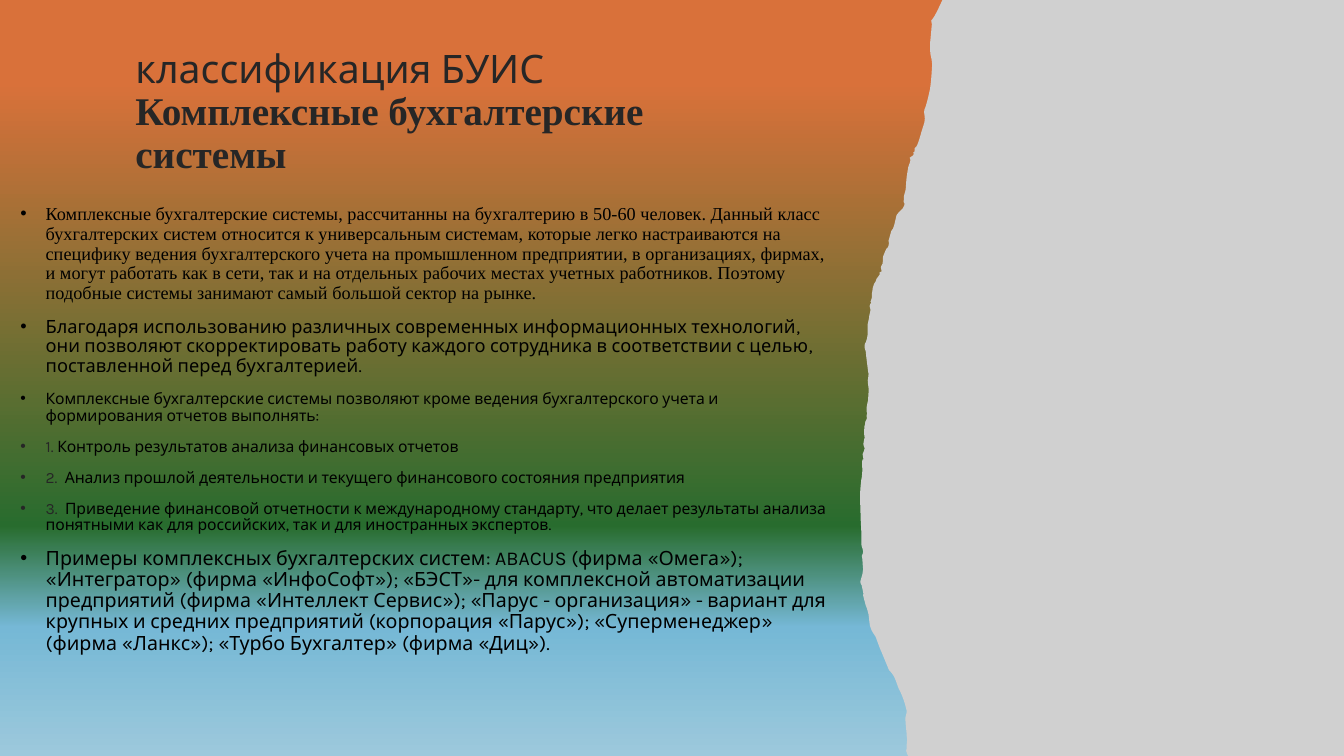
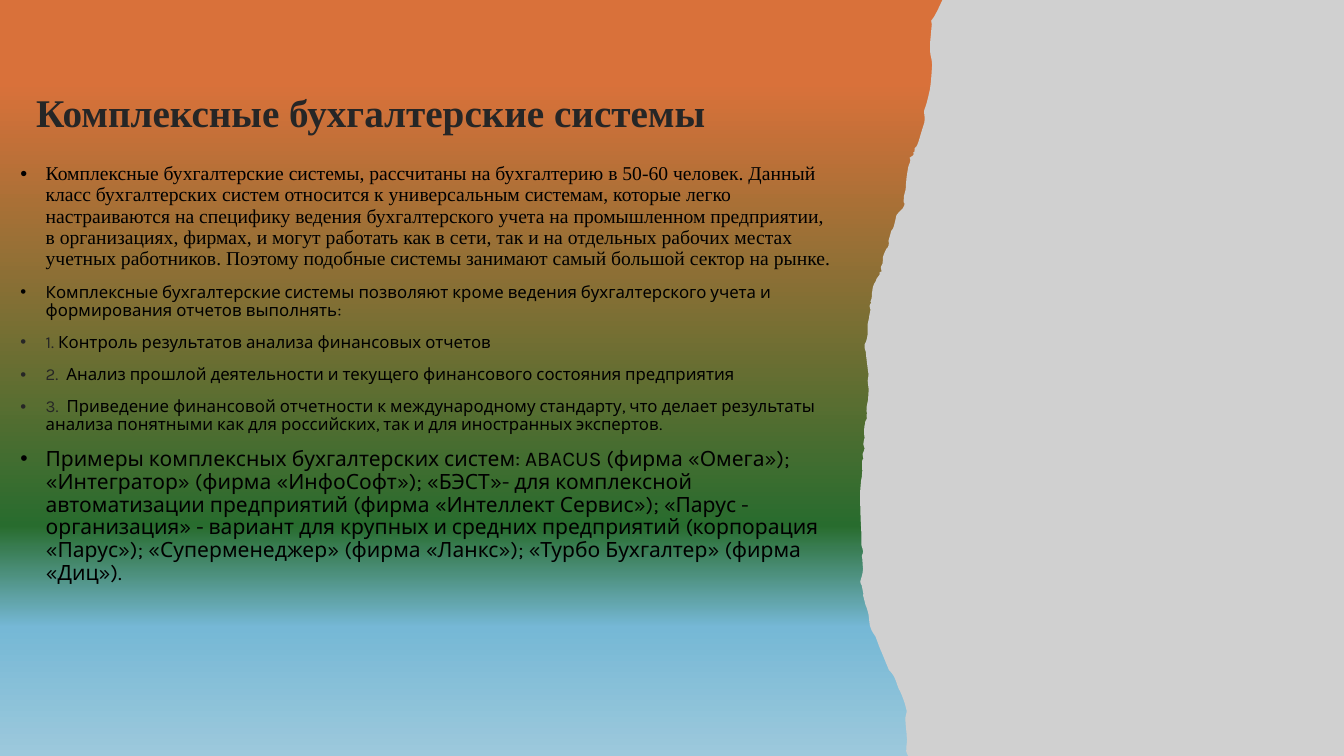
Before and after one commit to Di-Liks/Classification-of-BUIS, a slide deck: slide 7 of классификация БУИС.pptx (slide 8 before the commit). Drawn at 1344x756 pixels with LibreOffice and Linux fonts; fonts in the diff are those of the drawing; grey boxes stand for pictures. Boxes give left, top, right and bottom in pixels: in the first picture for what was removed or moved away, otherwise in the second. Text is boxed around its words. In the diff, an @@ line names an element or a change of style, - is before the commit and + after.

```diff
--- a/классификация БУИС.pptx
+++ b/классификация БУИС.pptx
@@ title at box(36, 99, 705, 134): text changed @@
-классификация БУИС
-Комплексные бухгалтерские системы
+Комплексные бухгалтерские системы
@@ text "Комплексные бухгалтерские системы, рассчитаны на ...": place and size @@
-text "Комплексные бухгалтерские системы, рассчитаны на ..." at box(46, 207, 826, 655)
+text "Комплексные бухгалтерские системы, рассчитаны на ..." at box(46, 166, 830, 584)
@@ text at box(46, 166, 830, 269): text changed; size 13.1 to 14 pt @@
-• Комплексные бухгалтерские системы, рассчитанны на бухгалтерию в 50-60 человек. Данный класс бухгалтерских систем относится к универсальным системам, которые легко настраиваются на специфику ведения бухгалтерского учета на промышленном предприятии, в организациях, фирмах, и могут работать как в сети, так и на отдельных рабочих местах учетных работников. Поэтому подобные системы занимают самый большой сектор на рынке.
-• Благодаря использованию различных современных информационных технологий, они позволяют скорректировать работу каждого сотрудника в соответствии с целью, поставленной перед бухгалтерией.
+• Комплексные бухгалтерские системы, рассчитаны на бухгалтерию в 50-60 человек. Данный класс бухгалтерских систем относится к универсальным системам, которые легко настраиваются на специфику ведения бухгалтерского учета на промышленном предприятии, в организациях, фирмах, и могут работать как в сети, так и на отдельных рабочих местах учетных работников. Поэтому подобные системы занимают самый большой сектор на рынке.
@@ text at box(46, 285, 818, 584): size 11.2 to 12 pt in "Комплексные бухгалтерские системы позволяют кроме ведения бу ...", "1. Контроль результатов анализа финансовых отчетов", "2. Анализ прошлой деятельности и текущего финансового ...", "3. Приведение финансовой отчетности к международному стандар ..."; size 14 to 15 pt in "Примеры комплексных бухгалтерских систем: ABACUS (фирма «Оме ..." @@
```
Also in this commit, not shown: 9 other slides changed, 1 slide removed, 1 other file.
